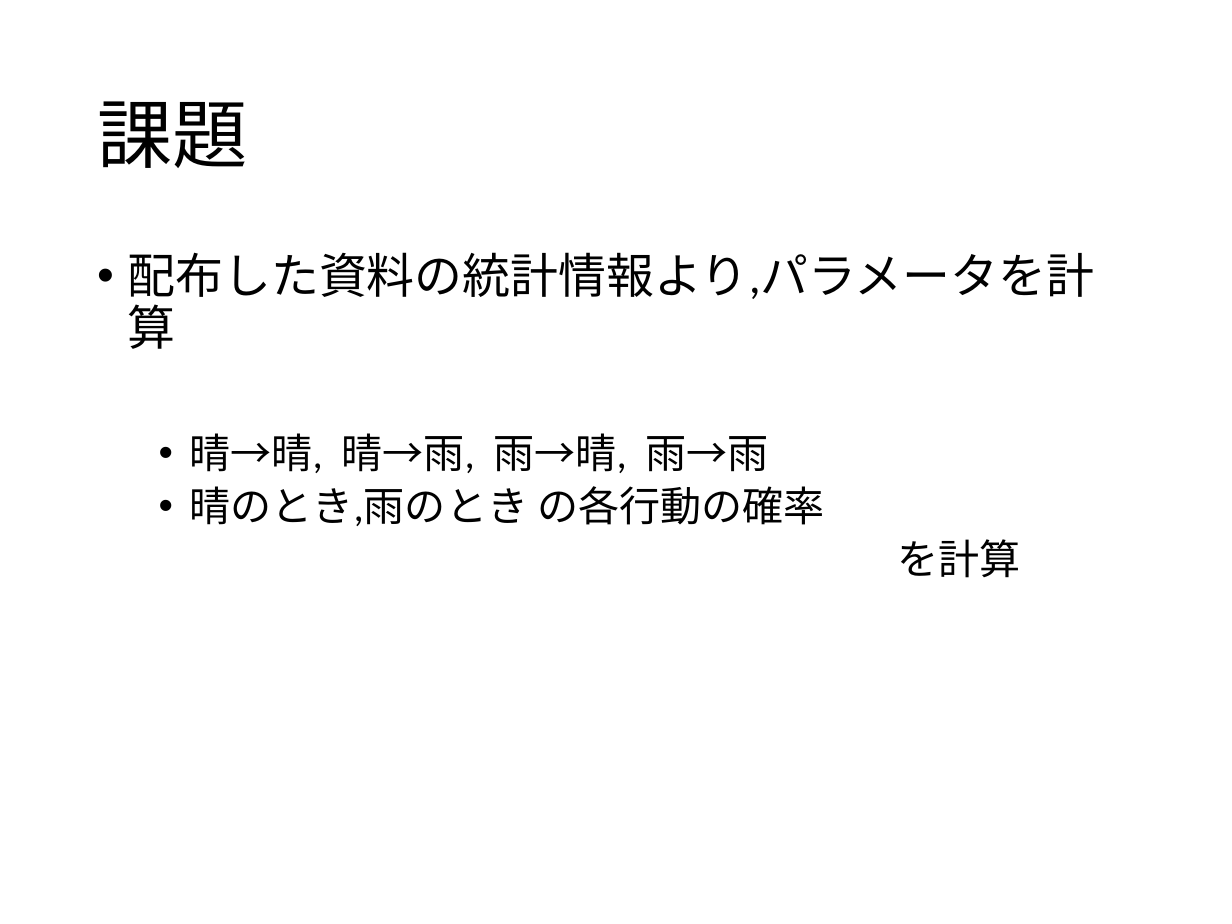
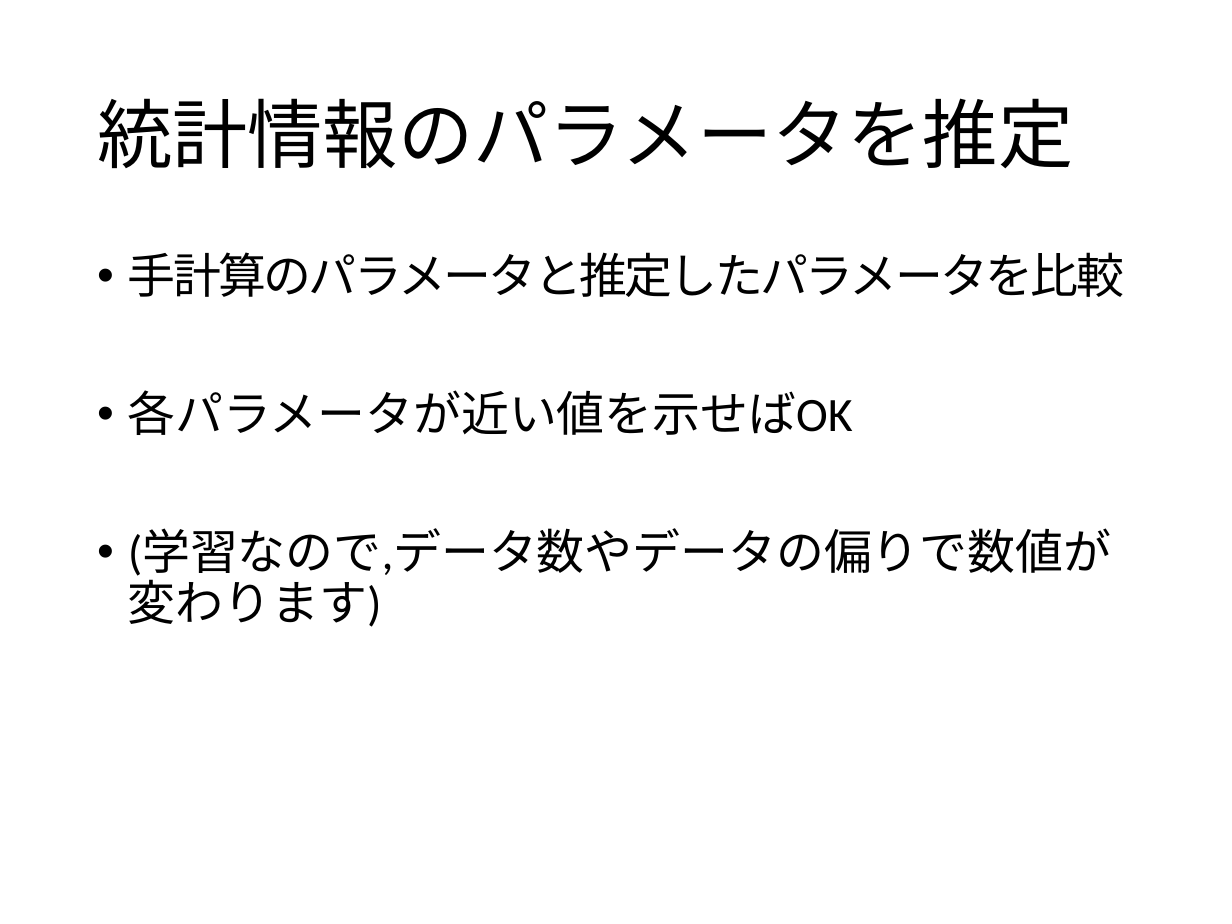
Before and after one commit to 2017B4/rinko, a slide deck: slide 27 of 輪講実習.pptx (slide 25 before the commit). Drawn at 1232x924 pixels with LibreOffice and Linux fonts; fonts in the diff are those of the drawing. Boxes give left, top, right and bottom in pixels: in the first picture for what was removed or moved away, otherwise in the second. Text is boxed around its words. In the diff, an @@ line names an element or a change of style, - is before the commit and + after.

Commit message:
森と高松のスライドを統合しました

```diff
--- a/輪講実習.pptx
+++ b/輪講実習.pptx
@@ title at [97,98,1073,169]: text changed @@
-課題
+統計情報のパラメータを推定
@@ text at [128,252,1124,627]: text changed; size 24 to 28 pt @@
-• 配布した資料の統計情報より,パラメータを計算
-  • 晴→晴, 晴→雨, 雨→晴, 雨→雨
-  • 晴のとき,雨のとき の各行動の確率
-  を計算
+• 手計算のパラメータと推定したパラメータを比較
+• 各パラメータが近い値を示せばOK
+• (学習なので,データ数やデータの偏りで数値が変わります)
```
Also in this commit, not shown: 19 other slides changed, 7 slides added, 1 slide removed.
